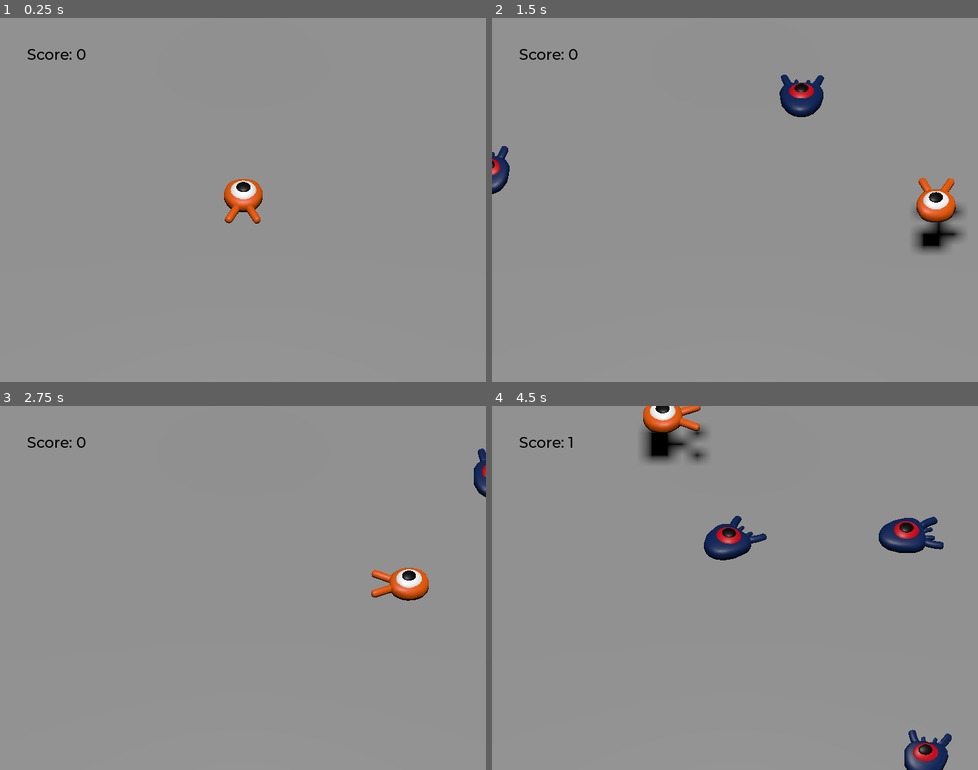
Above: before the commit, frames 1-4 (two rows, left to right).
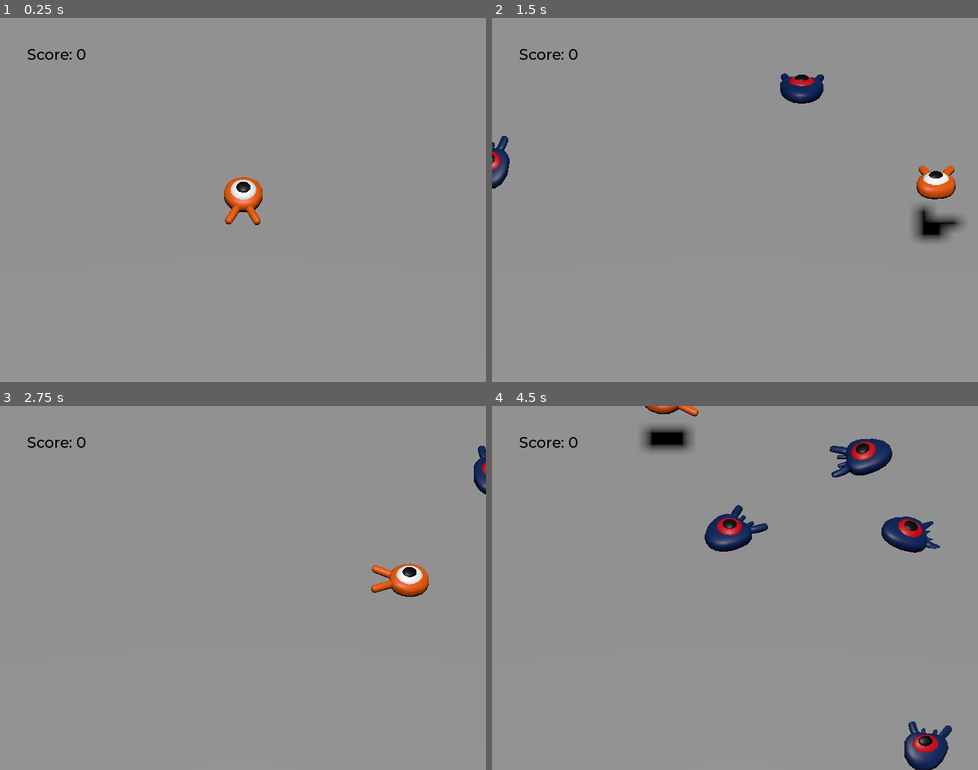
Above: after the commit, the same moments.

Repository: sumoondev/my-game-3d
Game: Godot game, scene res://main.tscn
Two runs of this game, one before a commit and one after it. Both use one fixed random seed, a clock stepped at 60 frames per second and the inputs below. The project has no main scene, so this scene is started directly.
Inputs:
- Up to frame 1 (0.25 s): no input
- Up to frame 2 (1.5 s): tap Enter (ui_accept) at 0.5 s; hold Right (move_right) 0.53-1.28 s; tap Space (jump) at 0.6, 0.77, 1.07, 1.35 s; hold Down (move_back) from 1.28 s (still down)
- Up to frame 3 (2.75 s): tap Space (jump) at 1.52, 1.82, 2.1 s; release Down (move_back) at 2.03 s; hold Right (move_right) from 2.03 s (still down)
- Up to frame 4 (4.5 s): release Right (move_right) at 2.78 s; hold Up (move_forward) 2.78-3.53 s; tap Space (jump) at 2.85, 3.02, 3.32, 3.6, 3.77, 4.07, 4.35 s; hold Left (move_left) from 3.53 s (still down)

The runs differ from the first frame. In frame 1, 0.1% of the frame differs, in the area x 46-55%, y 43-57%; in frame 2, 2.7%; in frame 3, 0.8%; in frame 4, 4.7%, in the area x 15-95%, y 0-100%.

Commit message:
feat: Character animation

Diff:
--- a/mob/mob.gd
+++ b/mob/mob.gd
@@ -16,6 +16,8 @@
 	velocity = Vector3.FORWARD * random_speed
 	velocity = velocity.rotated(Vector3.UP, rotation.y)
 
+	$AnimationPlayer.speed_scale = random_speed / min_speed
+
 func _on_visible_on_screen_notifier_3d_screen_exited() -> void:
 	queue_free()
 
--- a/mob/mob.tscn
+++ b/mob/mob.tscn
@@ -5,6 +5,40 @@
 
 [sub_resource type="BoxShape3D" id="BoxShape3D_8d472"]
 size = Vector3(1.8909479, 0.897583, 2.4072876)
+
+[sub_resource type="Animation" id="Animation_6jlfs"]
+resource_name = "float"
+length = 1.2
+loop_mode = 1
+tracks/0/type = "value"
+tracks/0/imported = false
+tracks/0/enabled = true
+tracks/0/path = NodePath("Pivot/Character:position")
+tracks/0/interp = 1
+tracks/0/loop_wrap = true
+tracks/0/keys = {
+"times": PackedFloat32Array(0.3, 0.7, 1.2),
+"transitions": PackedFloat32Array(0.40612742, 2.1435475, 1),
+"update": 0,
+"values": [Vector3(0, 0, 0), Vector3(0, 0.65, 0), Vector3(0, 0.35, 0)]
+}
+tracks/1/type = "value"
+tracks/1/imported = false
+tracks/1/enabled = true
+tracks/1/path = NodePath("Pivot/Character:rotation")
+tracks/1/interp = 1
+tracks/1/loop_wrap = true
+tracks/1/keys = {
+"times": PackedFloat32Array(0.1, 0.49999997, 1.2),
+"transitions": PackedFloat32Array(0.40612742, 0.43527532, 1),
+"update": 0,
+"values": [Vector3(0, 0, 0), Vector3(0.13962634, 0, 0), Vector3(-0.15707964, 0, 0)]
+}
+
+[sub_resource type="AnimationLibrary" id="AnimationLibrary_pirjb"]
+_data = {
+&"float": SubResource("Animation_6jlfs")
+}
 
 [node name="Mob" type="CharacterBody3D" unique_id=305848918 groups=["mob"]]
 collision_layer = 2
@@ -14,6 +48,7 @@
 [node name="Pivot" type="Node3D" parent="." unique_id=248713769]
 
 [node name="Character" parent="Pivot" unique_id=786927928 instance=ExtResource("1_7b8ug")]
+transform = Transform3D(1, 0, 0, 0, 0.98768836, 0.15643448, 0, -0.15643448, 0.98768836, 0, 0.35, 0)
 
 [node name="CollisionShape3D" type="CollisionShape3D" parent="." unique_id=930250753]
 transform = Transform3D(1, 0, 0, 0, 1, 0, 0, 0, 1, 0.013335168, 0.44035733, -0.22927856)
@@ -22,4 +57,8 @@
 [node name="VisibleOnScreenNotifier3D" type="VisibleOnScreenNotifier3D" parent="." unique_id=1210331066]
 aabb = AABB(-1.2401586, -1, -1.9789758, 2.480317, 2, 3.9579515)
 
+[node name="AnimationPlayer" type="AnimationPlayer" parent="." unique_id=111431096]
+libraries/ = SubResource("AnimationLibrary_pirjb")
+autoplay = &"float"
+
 [connection signal="screen_exited" from="VisibleOnScreenNotifier3D" to="." method="_on_visible_on_screen_notifier_3d_screen_exited"]
--- a/player/player.gd
+++ b/player/player.gd
@@ -4,7 +4,7 @@
 
 @export var speed = 14
 @export var fall_acceleration = 75
-@export var jump_impulse = 20
+@export var jump_impulse = 25
 @export var bounce_impulse = 16
 
 var target_velocity = Vector3.ZERO
@@ -24,6 +24,9 @@
 	if direction != Vector3.ZERO:
 		direction = direction.normalized()
 		$Pivot.basis = Basis.looking_at(direction)
+		$AnimationPlayer.speed_scale = 4
+	else:
+		$AnimationPlayer.speed_scale = 1
 
 	target_velocity.x = direction.x * speed
 	target_velocity.z = direction.z * speed
@@ -50,6 +53,8 @@
 	velocity = target_velocity
 	move_and_slide()
 
+	$Pivot.rotation.x = PI / 6 * velocity.y / jump_impulse
+
 func die():
 	hit.emit()
 	queue_free()
--- a/player/player.tscn
+++ b/player/player.tscn
@@ -9,6 +9,68 @@
 [sub_resource type="CylinderShape3D" id="CylinderShape3D_rkbax"]
 height = 0.17529297
 radius = 0.91796875
+
+[sub_resource type="Animation" id="Animation_g1dw6"]
+length = 0.001
+tracks/0/type = "value"
+tracks/0/imported = false
+tracks/0/enabled = true
+tracks/0/path = NodePath("Pivot/Character:position")
+tracks/0/interp = 1
+tracks/0/loop_wrap = true
+tracks/0/keys = {
+"times": PackedFloat32Array(0),
+"transitions": PackedFloat32Array(1),
+"update": 0,
+"values": [Vector3(0, 0, 0)]
+}
+tracks/1/type = "value"
+tracks/1/imported = false
+tracks/1/enabled = true
+tracks/1/path = NodePath("Pivot/Character:rotation")
+tracks/1/interp = 1
+tracks/1/loop_wrap = true
+tracks/1/keys = {
+"times": PackedFloat32Array(0),
+"transitions": PackedFloat32Array(1),
+"update": 0,
+"values": [Vector3(0, 0, 0)]
+}
+
+[sub_resource type="Animation" id="Animation_rkbax"]
+resource_name = "float"
+length = 1.2
+loop_mode = 1
+tracks/0/type = "value"
+tracks/0/imported = false
+tracks/0/enabled = true
+tracks/0/path = NodePath("Pivot/Character:position")
+tracks/0/interp = 1
+tracks/0/loop_wrap = true
+tracks/0/keys = {
+"times": PackedFloat32Array(0.3, 0.7, 1.2),
+"transitions": PackedFloat32Array(0.40612742, 2.1435475, 1),
+"update": 0,
+"values": [Vector3(0, 0, 0), Vector3(0, 0.65, 0), Vector3(0, 0.35, 0)]
+}
+tracks/1/type = "value"
+tracks/1/imported = false
+tracks/1/enabled = true
+tracks/1/path = NodePath("Pivot/Character:rotation")
+tracks/1/interp = 1
+tracks/1/loop_wrap = true
+tracks/1/keys = {
+"times": PackedFloat32Array(0.1, 0.49999997, 1.2),
+"transitions": PackedFloat32Array(0.40612742, 0.43527532, 1),
+"update": 0,
+"values": [Vector3(0, 0, 0), Vector3(0.13962634, 0, 0), Vector3(-0.15707964, 0, 0)]
+}
+
+[sub_resource type="AnimationLibrary" id="AnimationLibrary_g1dw6"]
+_data = {
+&"RESET": SubResource("Animation_g1dw6"),
+&"float": SubResource("Animation_rkbax")
+}
 
 [node name="Player" type="CharacterBody3D" unique_id=577115496]
 collision_mask = 6
@@ -32,4 +94,8 @@
 transform = Transform3D(1, 0, 0, 0, 0.9675617, 0, 0, 0, 1, 0.038659573, 1.0234905, -0.038659453)
 shape = SubResource("CylinderShape3D_rkbax")
 
+[node name="AnimationPlayer" type="AnimationPlayer" parent="." unique_id=2021548075]
+libraries/ = SubResource("AnimationLibrary_g1dw6")
+autoplay = &"float"
+
 [connection signal="body_entered" from="MobDetector" to="." method="_on_mob_detector_body_entered"]
